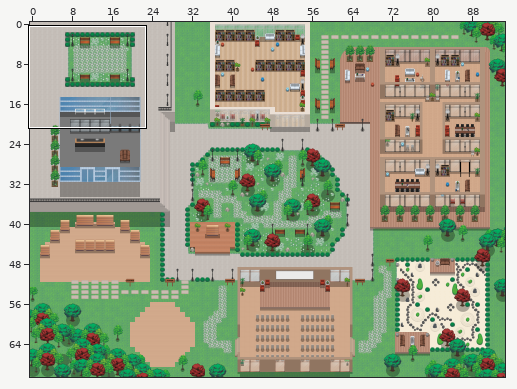
Tiled map (JSON) -- v2-wa-st-gobain.tmj. The first picture is a wide view before the edit; the outline marks the close-up.
Close-up. Before:
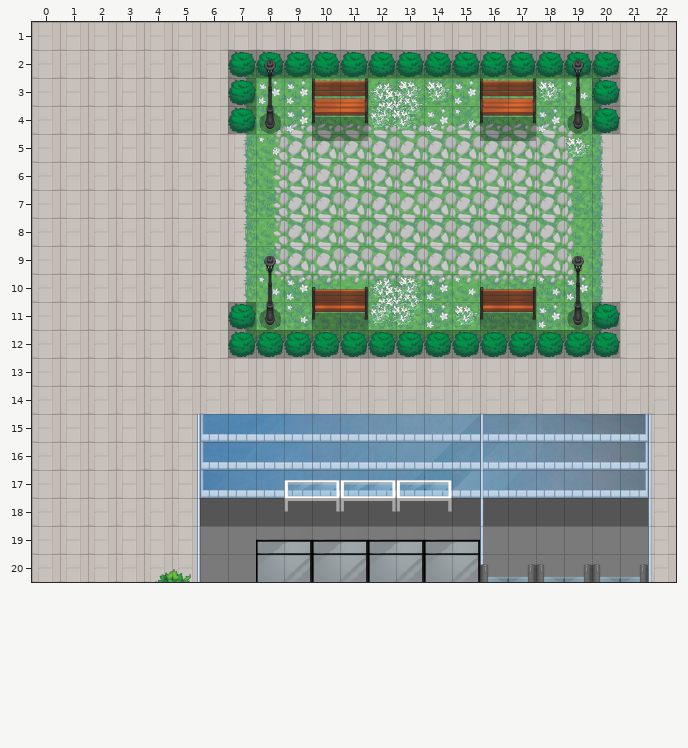
Cells are 32x32 px. Shown: x 0..22, y 1..20. The commit also changed other parts of the map, which this record leaves out. Tiles whose own drawing changed are shown in their newer look in all pictures.
The same view after the edit:
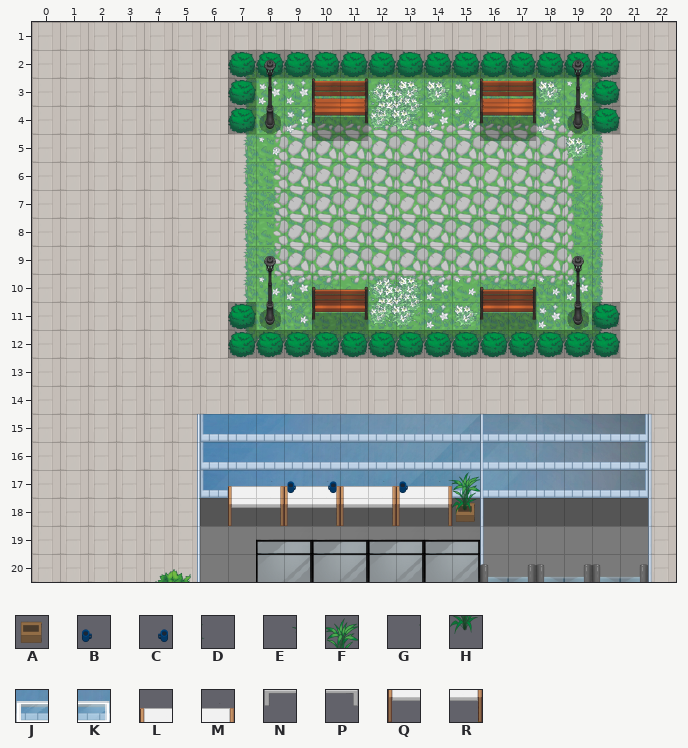
Key: from "TEST_AssetVillage": A 1796, B 1812, C 1812 flipped left-right, D 1858, E 1862, F 1863, G 1920, H 1927, J 2128, K 2129, L 2183, M 2184, N 2192, P 2193, Q 2247, R 2248.
_ is an empty cell.
See-through tiles are keyed as they look on the map.
Edits made:
Layer "furniture/furniture1":
Tile A is added in row 18 at x 15.
Tile L replaces tile J in row 17 at x 9, 11 and 13.
Tile L is added in row 17 at x 7.
Tile M replaces tile K in row 17 at x 10, 12 and 14.
Tile M is added in row 17 at x 8.
Tile Q replaces tile N in row 18 at x 9, 11 and 13.
Tile Q is added in row 18 at x 7.
Tile R replaces tile P in row 18 at x 10, 12 and 14.
Tile R is added in row 18 at x 8.
Layer "furniture/furniture2":
Tile G is added in row 18 at x 14.
Tile D is gone in row 17 at x 14.
Layer "furniture/furniture3":
Tile B is added in row 17 at x 9 and 13.
Tile C is added in row 17 at x 10.
Layer "above/above 1":
Tile E is added in row 17 at x 14.
Tile F is added in row 17 at x 15.
Tile H is added in row 18 at x 15.
Changed places in both close-ups, as pixel boxes (x1, y1, x2, y2):
changed: (228, 472, 480, 526)
